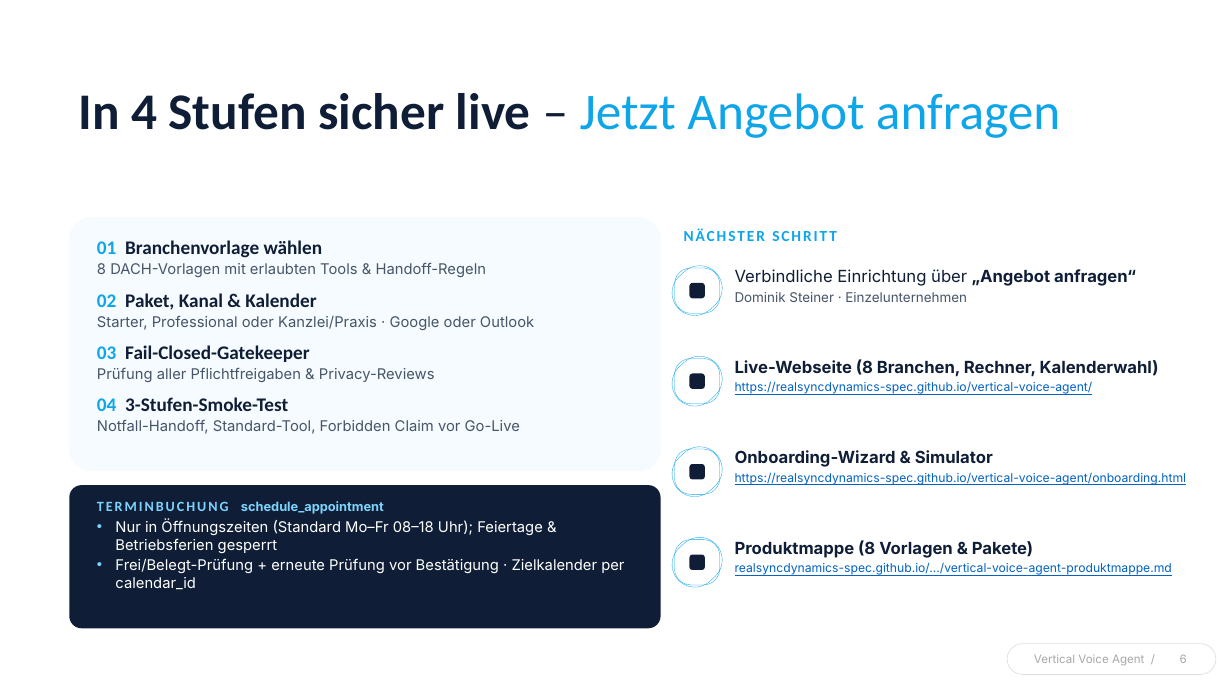
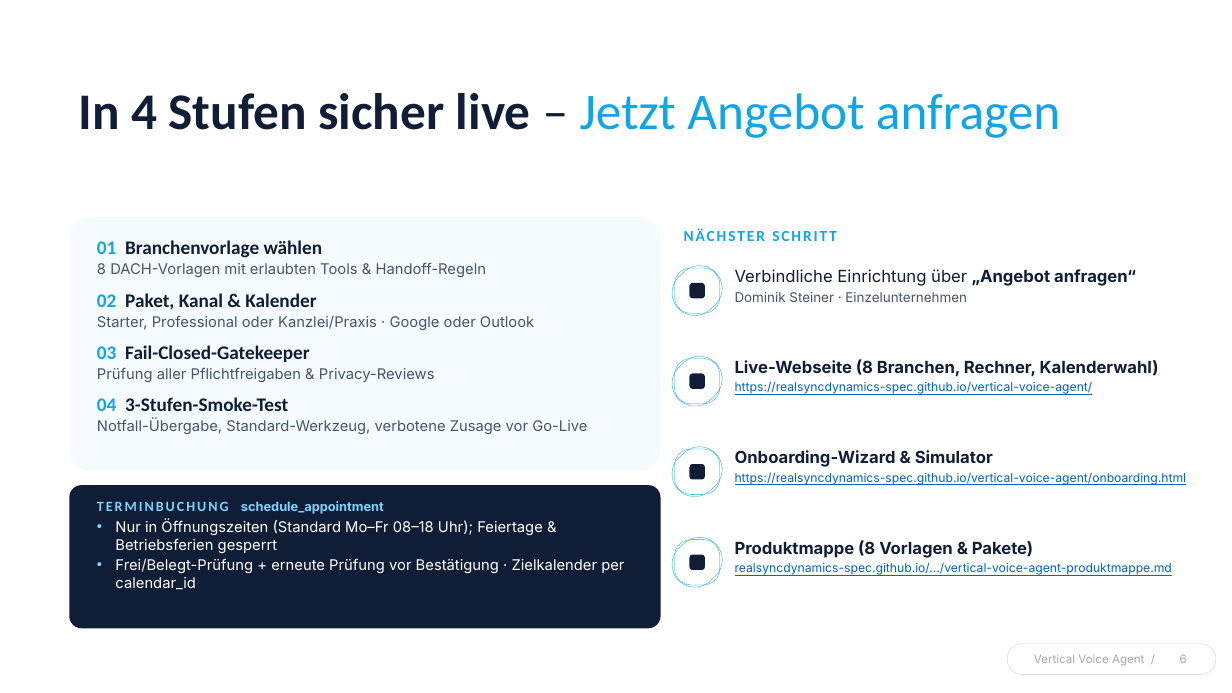
Before and after one commit to realsyncdynamics-spec/vertical-voice-agent, a slide deck: slide 6 of vertical-voice-agent-pitch-deck.pptx. Drawn at 1232x693 pixels with LibreOffice and Linux fonts; fonts in the diff are those of the drawing. Boxes give left, top, right and bottom in pixels: in the first picture for what was removed or moved away, otherwise in the second. Text is boxed around its words. In the diff, an @@ line names an element or a change of style, - is before the commit and + after.

```diff
--- a/vertical-voice-agent-pitch-deck.pptx
+++ b/vertical-voice-agent-pitch-deck.pptx
@@ text at box(97, 418, 587, 434): text changed @@
-Notfall-Handoff, Standard-Tool, Forbidden Claim vor Go-Live
+Notfall-Übergabe, Standard-Werkzeug, verbotene Zusage vor Go-Live
```
Also in this commit, not shown: 3 other slides changed, 19 other files.
